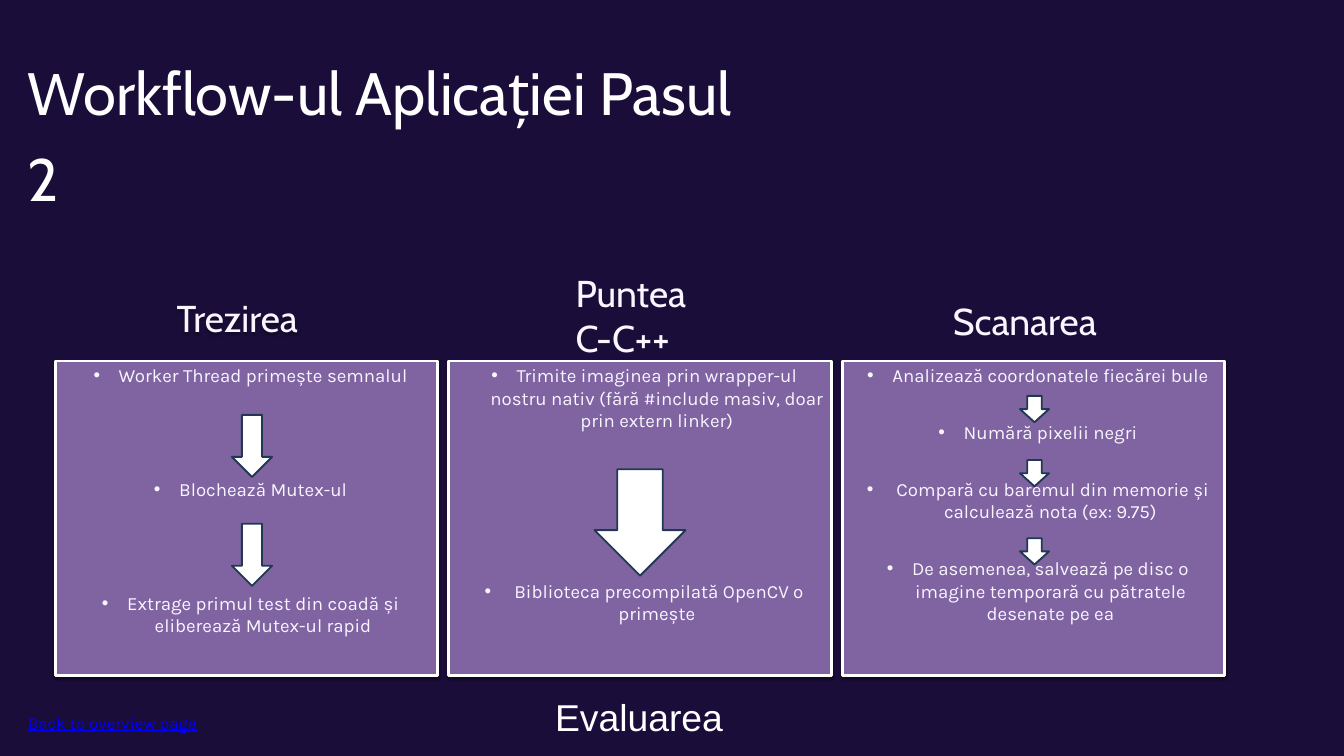
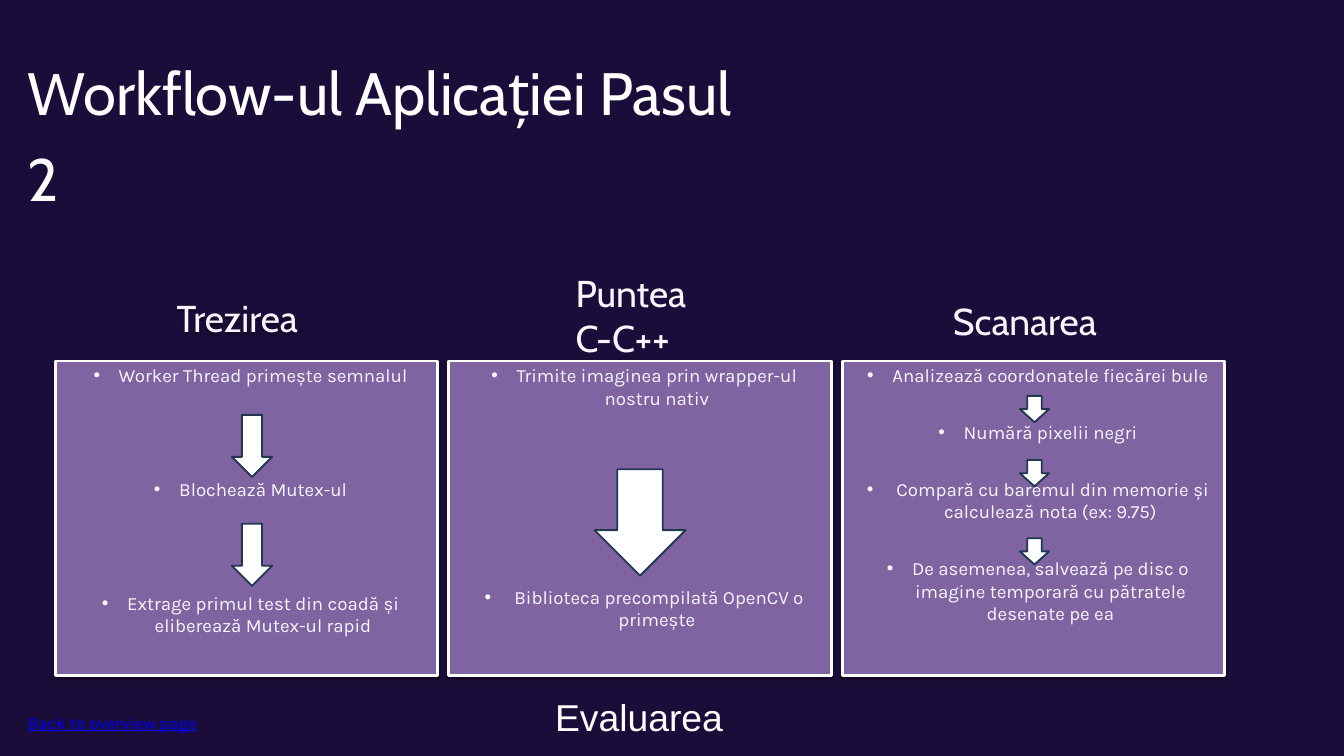
Before and after one commit to Nicu-2004/proiectpcd, a slide deck: slide 8 of PrezentarePCD.pptx. Drawn at 1344x756 pixels with LibreOffice and Linux fonts; fonts in the diff are those of the drawing; background and template pictures are left out. Boxes give left, top, right and bottom in pixels: in the first picture for what was removed or moved away, otherwise in the second. Text is boxed around its words. In the diff, an @@ line names an element or a change of style, - is before the commit and + after.

```diff
--- a/PrezentarePCD.pptx
+++ b/PrezentarePCD.pptx
@@ text in rectangle at [517, 369, 797, 405]: text changed @@
-• Trimite imaginea prin wrapper-ul nostru nativ (fără #include masiv, doar prin extern linker)
+• Trimite imaginea prin wrapper-ul nostru nativ
```
Also in this commit, not shown: 4 other slides changed, 2 slides added, 1 slide removed.
